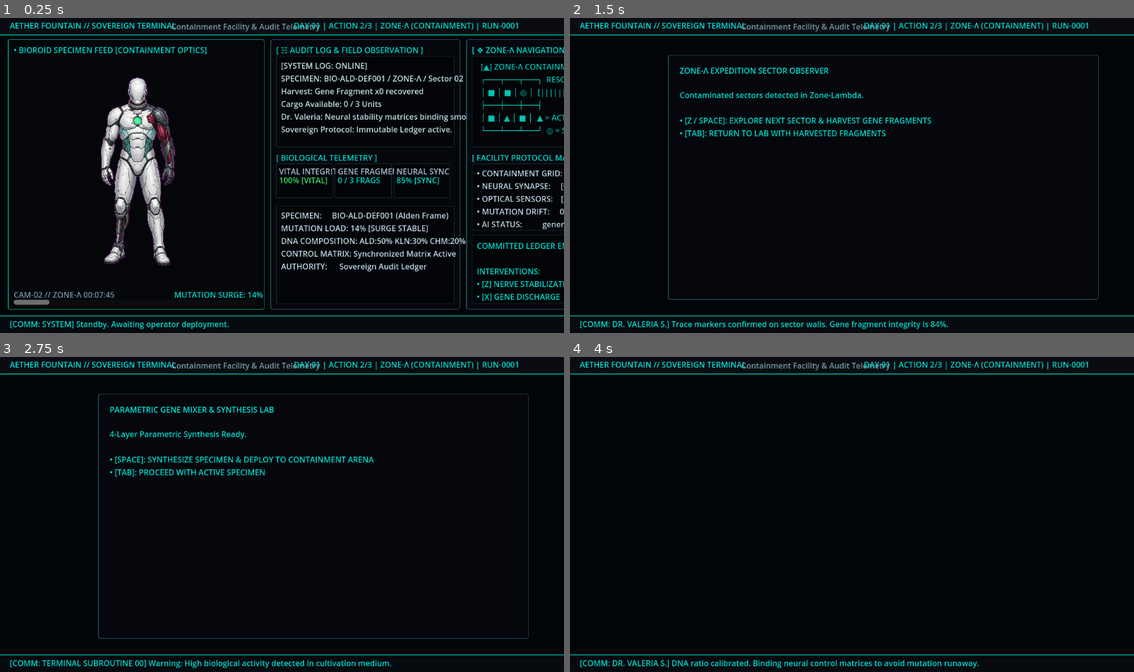
Above: before the commit, frames 1-4 (two rows, left to right).
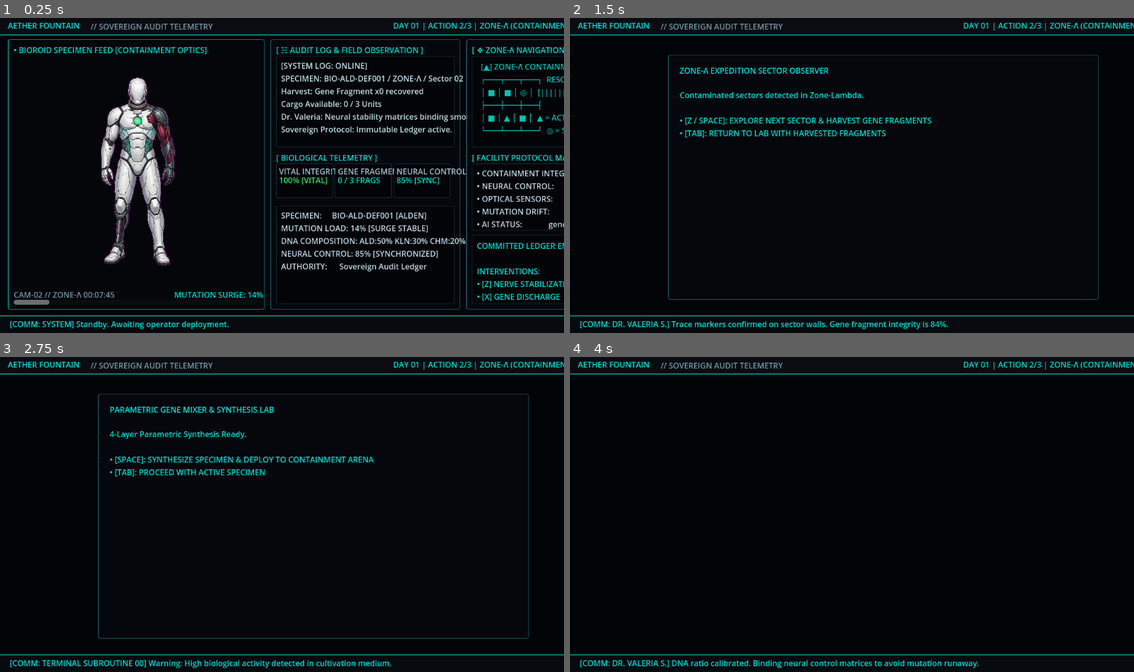
Above: after the commit, the same moments.

Repository: zerospawn01-coder/scratch
Game: Godot game, scene res://scenes/main_terminal.tscn
Two runs of this game, one before a commit and one after it. Both use one fixed random seed, a clock stepped at 60 frames per second and the inputs below.
Inputs:
- Up to frame 1 (0.25 s): no input
- Up to frame 2 (1.5 s): tap Enter at 0.5 s; hold Right (ui_right) 0.53-1.28 s; hold Z (action_attack) 0.53-1.28 s; tap Space at 0.77, 1.25 s; hold Down (ui_down) from 1.28 s (still down); tap X (action_synthesize) at 1.35 s
- Up to frame 3 (2.75 s): tap Space at 1.52 s; tap Enter at 2 s; release Down (ui_down) at 2.03 s; hold Right (ui_right) from 2.03 s (still down); tap Tab at 2.1 s
- Up to frame 4 (4 s): tap Space at 2.75, 3.02, 3.77 s; release Right (ui_right) at 2.78 s; hold Up (ui_up) 2.78-3.53 s; tap Z (action_attack) at 2.85 s; tap Enter at 3.5 s; hold Left (ui_left) from 3.53 s (still down); hold X (action_synthesize) from 3.53 s (still down)

The runs differ from the first frame. In frame 1, 2.1% of the frame differs, in the area x 1-100%, y 1-77%; in frame 2, 1.3%; in frame 3, 1.3%; in frame 4, 1.3%.

Commit message:
fix(ui): harmonize telemetry labels and bind 5 canonical FSM tabs

Diff:
--- a/biosynthesized-grey-zone-loop/loop/state.json
+++ b/biosynthesized-grey-zone-loop/loop/state.json
@@ -1,7 +1,7 @@
 {
     "status":  "READY_FOR_HUMAN_REVIEW",
     "current_iteration":  0,
-    "last_run_timestamp":  "2026-08-23T17:33:15Z",
+    "last_run_timestamp":  "2026-08-23T18:31:29Z",
     "last_gate_result":  "PASS",
     "passed_gates":  [
                          "scripts/test_terminal_flow_gate.gd",
--- a/biosynthesized-grey-zone-loop/scenes/main_terminal.tscn
+++ b/biosynthesized-grey-zone-loop/scenes/main_terminal.tscn
@@ -88,29 +88,30 @@
 
 [node name="TitleLabel" type="Label" parent="Header"]
 layout_mode = 0
-offset_left = 20.0
+offset_left = 16.0
 offset_top = 8.0
-offset_right = 340.0
+offset_right = 260.0
 offset_bottom = 32.0
 theme_override_colors/font_color = Color(0.0, 0.88, 0.85, 1)
-text = "AETHER FOUNTAIN // SOVEREIGN TERMINAL"
+text = "AETHER FOUNTAIN"
 
 [node name="SubtitleLabel" type="Label" parent="Header"]
 layout_mode = 0
-offset_left = 350.0
+offset_left = 185.0
 offset_top = 10.0
-offset_right = 580.0
+offset_right = 440.0
 offset_bottom = 30.0
 theme_override_colors/font_color = Color(0.45, 0.6, 0.65, 1)
-text = "Containment Facility & Audit Telemetry"
+text = "// SOVEREIGN AUDIT TELEMETRY"
 
 [node name="StatusLabel" type="Label" parent="Header" unique_id=729916255]
 layout_mode = 0
-offset_left = 600.0
+offset_left = 680.0
 offset_top = 8.0
-offset_right = 1260.0
+offset_right = 1264.0
 offset_bottom = 32.0
 theme_override_colors/font_color = Color(0.0, 0.85, 0.8, 1)
+horizontal_alignment = 2
 text = "DAY 01 | ACTION 2/3 | ZONE-Λ (CONTAINMENT) | SECTOR-02"
 
 [node name="Views" type="Control" parent="." unique_id=815628163]
@@ -294,7 +295,7 @@
 offset_right = 110.0
 offset_bottom = 20.0
 theme_override_colors/font_color = Color(0.65, 0.75, 0.8, 1)
-text = "NEURAL SYNC"
+text = "NEURAL CONTROL"
 
 [node name="Val" type="Label" parent="Views/TerminalView/CenterConsolePanel/TelemetryGrid/BoxStability"]
 layout_mode = 0
@@ -320,10 +321,10 @@
 offset_right = 354.0
 offset_bottom = 185.0
 theme_override_colors/font_color = Color(0.75, 0.85, 0.9, 1)
-text = "SPECIMEN:     BIO-ALD-DEF001 (Alden Frame)
+text = "SPECIMEN:     BIO-ALD-DEF001 [ALDEN]
 MUTATION LOAD: 14% [SURGE STABLE]
 DNA COMPOSITION: ALD:50% KLN:30% CHM:20%
-CONTROL MATRIX: Synchronized Matrix Active
+NEURAL CONTROL: 85% [SYNCHRONIZED]
 AUTHORITY:      Sovereign Audit Ledger"
 
 [node name="RightConsolePanel" type="Panel" parent="Views/TerminalView"]
@@ -389,11 +390,11 @@
 offset_right = 280.0
 offset_bottom = 125.0
 theme_override_colors/font_color = Color(0.75, 0.85, 0.9, 1)
-text = "• CONTAINMENT GRID:  [ONLINE]
-• NEURAL SYNAPSE:     [ONLINE]
-• OPTICAL SENSORS:    [ONLINE]
-• MUTATION DRIFT:     0.04% [STABLE]
-• AI STATUS:          generation!=authority"
+text = "• CONTAINMENT INTEGRITY: [NORMAL]
+• NEURAL CONTROL:        85% [STABLE]
+• OPTICAL SENSORS:       [ONLINE]
+• MUTATION DRIFT:        0.04% [STABLE]
+• AI STATUS:             generation!=authority"
 
 [node name="LedgerSummaryPanel" type="Panel" parent="Views/TerminalView/RightConsolePanel" unique_id=258759077]
 layout_mode = 0
@@ -575,13 +576,8 @@
 layout_mode = 2
 text = "☵ OVERVIEW"
 
-[node name="TabSpecimen" type="Button" parent="Footer/TabBar"]
-custom_minimum_size = Vector2(180, 36)
-layout_mode = 2
-text = "☲ SPECIMEN / BIOROID"
-
 [node name="TabExpedition" type="Button" parent="Footer/TabBar"]
-custom_minimum_size = Vector2(240, 36)
+custom_minimum_size = Vector2(220, 36)
 layout_mode = 2
 theme_override_styles/normal = SubResource("StyleBoxFlat_active_tab")
 text = "❖ EXPEDITION [ACTIVE]"
@@ -591,7 +587,12 @@
 layout_mode = 2
 text = "⌬ GENE MIXER"
 
+[node name="TabArena" type="Button" parent="Footer/TabBar"]
+custom_minimum_size = Vector2(200, 36)
+layout_mode = 2
+text = "⚔ ARENA"
+
 [node name="TabLedger" type="Button" parent="Footer/TabBar"]
-custom_minimum_size = Vector2(200, 36)
+custom_minimum_size = Vector2(220, 36)
 layout_mode = 2
 text = "📜 AUDIT LEDGER"
--- /dev/null
+++ b/biosynthesized-grey-zone-loop/scripts/capture_terminal_screenshot.gd
@@ -0,0 +1,15 @@
+extends SceneTree
+
+func _init() -> void:
+	call_deferred("_run")
+
+func _run() -> void:
+	var scene = load("res://scenes/main_terminal.tscn") as PackedScene
+	var terminal = scene.instantiate()
+	root.add_child(terminal)
+
+	var capture_script = load("res://scripts/auto_capture.gd")
+	var capture = capture_script.new()
+	capture.output_filename = "main_terminal_pc_console.png"
+	capture.delay_seconds = 0.5
+	terminal.add_child(capture)
Not shown, changed: biosynthesized-grey-zone-loop/loop/attempts.jsonl
